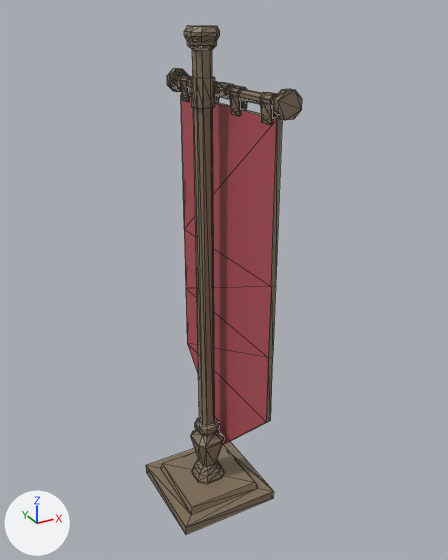
Before and after pictures for a commit that changed the glTF model assets/game/bld-banner.glb.
Camera for both pictures: a 50 mm lens placed at (-1.03, -2.028, 1.539), pointed at (0.075, -0.019, 0.535). Lighting does not change. The marker at lower left points along +X, +Y and +Z. The picture after the commit comes second. Mesh edges are drawn as thin lines. Vertices at exactly the same position are counted once.

Names of what the first picture shows: 'FlagCloth', 'FlagPole'.
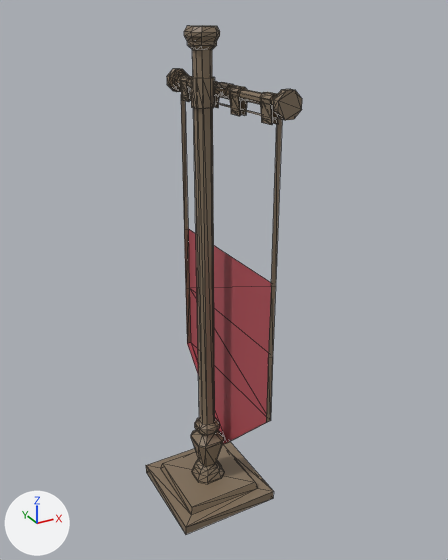
Changed parts and their boxes [x1, y1, x2, y2] in the pictures (448 x 560 px):
'FlagCloth', reshaped (12% narrower, 38% shorter)
    before: [181, 96, 277, 444]
    after: [187, 229, 271, 444]
part 1 of me_flag, deleted
    before: [225, 421, 269, 444]

The change, as a diff of the scene's bpy script:
```diff
--- a/assets/game/bld-banner.glb.py
+++ b/assets/game/bld-banner.glb.py
@@ me_flag @@
 # used by ob_flagpole; location = (0.0, 0.0, 0.0)
 # verts and faces of me_flag; kept vertices keep their numbers, new ones are numbered from 426
 # before: 0 (0.1, -0.36, 1.21) at pixel (282, 119), 1 (0.1, -0.36, 0.06) at pixel (270, 420), 5 (0.08, -0.36, 0.06) at pixel (266, 422), 6 (0.1, -0.36, 0.64) at pixel (275, 285), 7 (0.1, -0.36, 0.35) at pixel (272, 356)
 # before: 8 (0.1, 0.36, 0.64), 9 (0.1, 0.36, 1.21), 10 (0.1, 0.36, 0.35), 11 (0.1, 0.36, 0.06), 12 (0.1, 0.0, -0.3) at pixel (226, 443)
 # before: 16 (0.08, 0.36, 0.06) at pixel (187, 343), 17 (0.08, 0.0, -0.3) at pixel (222, 444)
-me_flag.from_pydata(...)  # 426 vertices, 791 faces; spans x -0.22..0.22, y -0.41..0.41, z -0.5..1.48
+me_flag.from_pydata(...)  # 424 vertices, 780 faces; spans x -0.22..0.22, y -0.41..0.41, z -0.5..1.48
+# me_flag part 1
+delete_vertices([12, 17])  # with the faces that use them
+delete_faces([(0, 8, 9), (0, 6, 8), (6, 10, 8), (6, 7, 10), (1, 10, 7), (1, 11, 10)])
 me_flag.materials.append(mat_flagpole)
@@ me_flag_005 @@
 # used by ob_flagcloth; location = (0.0, 0.0, 0.0)
 # verts and faces of me_flag_005; kept vertices keep their numbers, new ones are numbered from 9
 # before: 0 (0.08, -0.36, 0.64) at pixel (271, 286), 1 (0.08, 0.36, 0.64) at pixel (184, 229), 2 (0.08, -0.36, 1.21) at pixel (276, 119), 3 (0.08, 0.36, 0.35) at pixel (185, 288), 4 (0.08, -0.36, 0.35) at pixel (268, 357)
 # before: 5 (0.08, 0.36, 0.06) at pixel (187, 343), 6 (0.08, -0.36, 0.06) at pixel (266, 422), 7 (0.08, 0.0, -0.3) at pixel (222, 444), 8 (0.08, 0.36, 1.21) at pixel (180, 94)
-me_flag_005.from_pydata(...)  # 9 vertices, 7 faces; spans x 0.08, y -0.36..0.36, z -0.3..1.21
+me_flag_005.from_pydata(...)  # 10 vertices, 9 faces; spans x 0.08..0.1, y -0.36..0.36, z -0.3..0.64
+# me_flag_005 part 2
+delete_vertices([*range(0, 5), 8])  # with the faces that use them
+delete_faces([(5, 7, 6)])
+for new, old in zip([9, 10, 11], [5, 6, 7]): verts[new] = verts[old] + (0.02, 0.0, 0.0)
+verts[12] = (0.1, 0.36, 0.64)  # pixel (188, 228)
+verts[13] = (0.1, 0.36, 0.35)  # pixel (189, 287)
+verts[14] = (0.1, -0.36, 0.64)  # pixel (275, 285)
+verts[15] = (0.1, -0.36, 0.35)  # pixel (272, 356)
+faces += [(12, 14, 13), (13, 14, 15), (9, 13, 10), (10, 13, 15), (9, 10, 11), (5, 9, 7)]
+faces += [(7, 9, 11), (6, 7, 11), (6, 11, 10)]
 me_flag_005.materials.append(mat_flagcloth)
```
